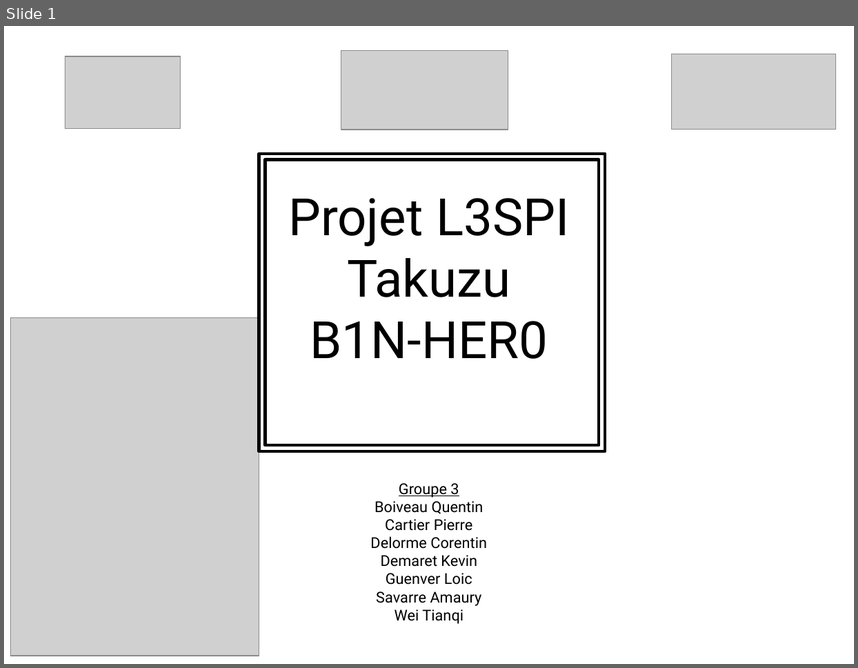
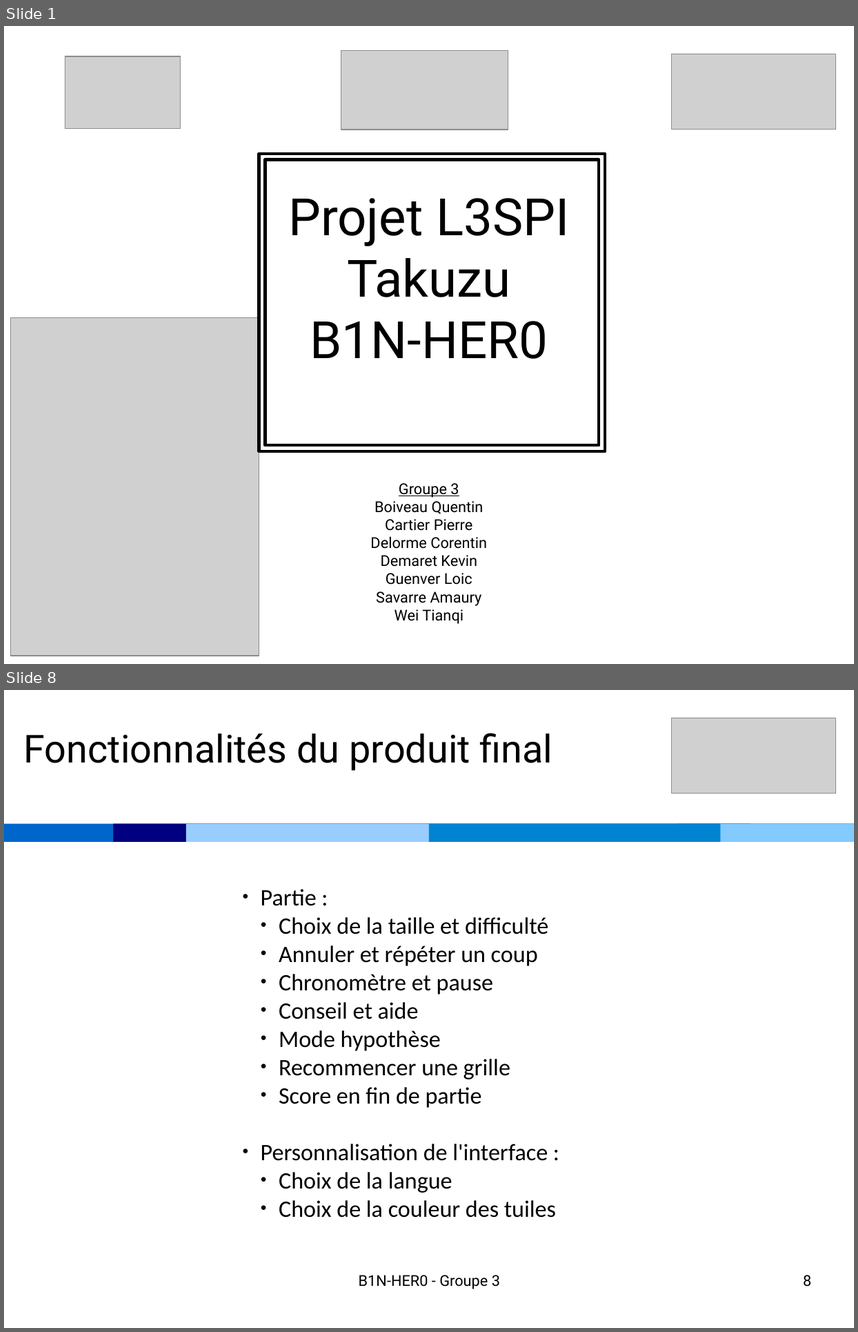
Before and after one commit to CartierPierre/B1N-HER0, a slide deck: soutenance.odp. Shown one above the other, each under a label of ours: slide 1 before the commit, slides 1 and 8 after it; the slides between them are not shown. The pictures are 858x668 and 858x1332 pixels, drawn with LibreOffice and Linux fonts; fonts in the diff are those of the drawing; grey boxes stand for pictures. Boxes give left, top, right and bottom in pixels: in the first picture for what was removed or moved away, otherwise in the second. Text is boxed around its words. In the diff, an @@ line names an element or a change of style, - is before the commit and + after.

```diff
--- a/soutenance.odp
+++ b/soutenance.odp
@@ slide 8 added at box(4, 690, 854, 1328), background #FFFFFF @@
@@ picture added at box(672, 718, 836, 793) @@
@@ text added at box(24, 733, 553, 771), 36 pt, text #000000 @@
+Fonctionnalités du produit final
@@ rectangle added at box(4, 823, 854, 842), fill #0066CC @@
@@ rectangle added at box(114, 823, 751, 842), fill #000080 @@
@@ rectangle added at box(186, 823, 678, 842), fill #99CCFF @@
@@ rectangle added at box(429, 823, 854, 842), fill #0084D1 @@
@@ rectangle added at box(721, 823, 854, 842), fill #83CAFF @@
@@ text added at box(261, 889, 556, 1217), 22 pt, text #000000 @@
+● Partie :
+  ● Choix de la taille et difficulté
+  ● Annuler et répéter un coup
+  ● Chronomètre et pause
+  ● Conseil et aide
+  ● Mode hypothèse
+  ● Recommencer une grille
+  ● Score en fin de partie
+● Personnalisation de l'interface :
+  ● Choix de la langue
+  ● Choix de la couleur des tuiles
@@ text added at box(359, 1274, 500, 1289), 14 pt, text #000000 @@
+B1N-HER0 - Groupe 3
@@ page number added at box(803, 1274, 811, 1286), 14 pt, text #000000 @@
+8
```
Also in this commit, not shown: 8 other slides added, 3 slides removed, 1 other file.
